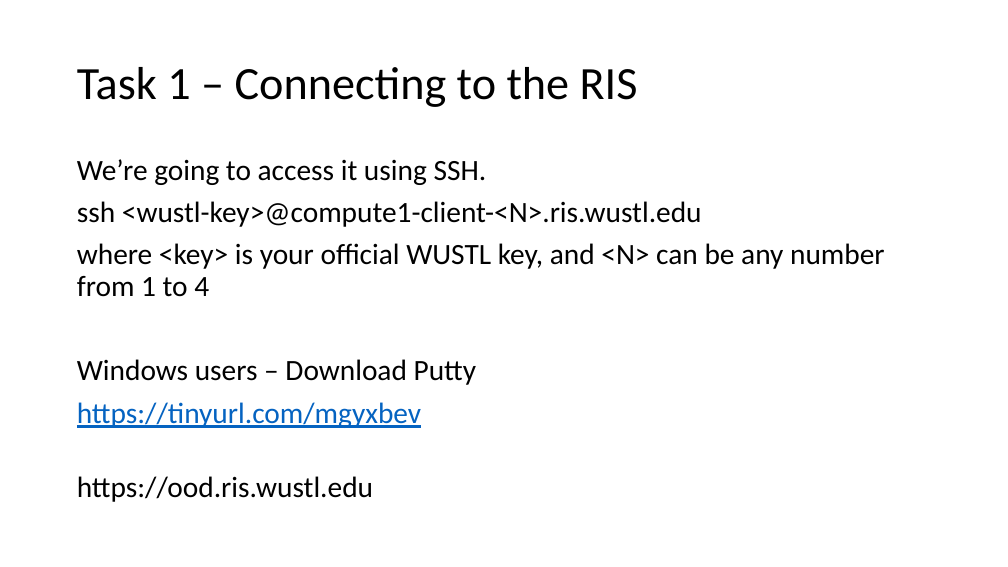
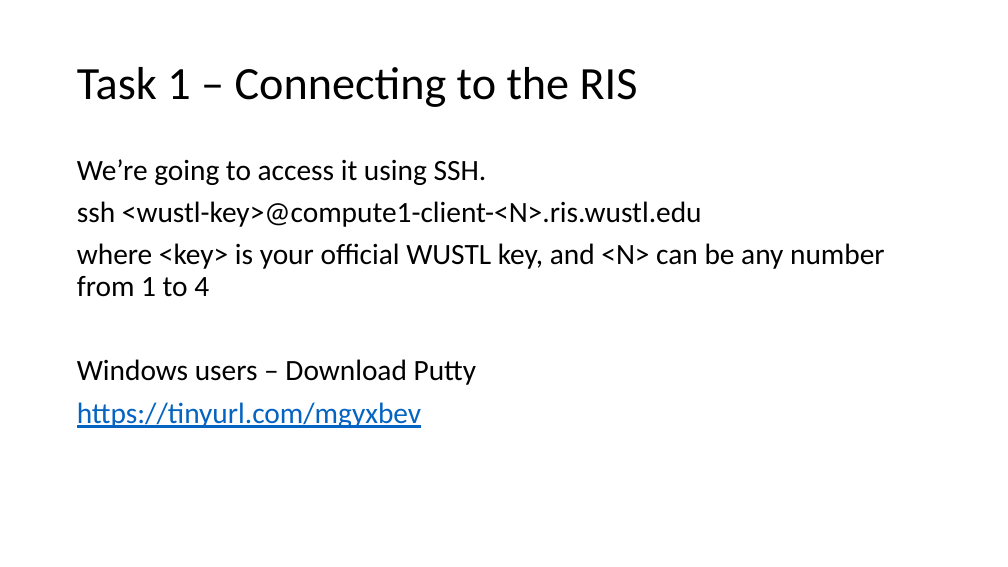
Before and after one commit to GregePorter/RIS-quickstart, a slide deck: slide 5 of slides/single-day-ris-workshop.pptx. Drawn at 1008x567 pixels with LibreOffice and Linux fonts; fonts in the diff are those of the drawing. Boxes give left, top, right and bottom in pixels: in the first picture for what was removed or moved away, otherwise in the second. Text is boxed around its words. In the diff, an @@ line names an element or a change of style, - is before the commit and + after.

```diff
--- a/slides/single-day-ris-workshop.pptx
+++ b/slides/single-day-ris-workshop.pptx
@@ text at (77, 476, 373, 502): paragraph removed @@
-https://ood.ris.wustl.edu
```
Also in this commit, not shown: 5 other slides changed, 1 slide added.
